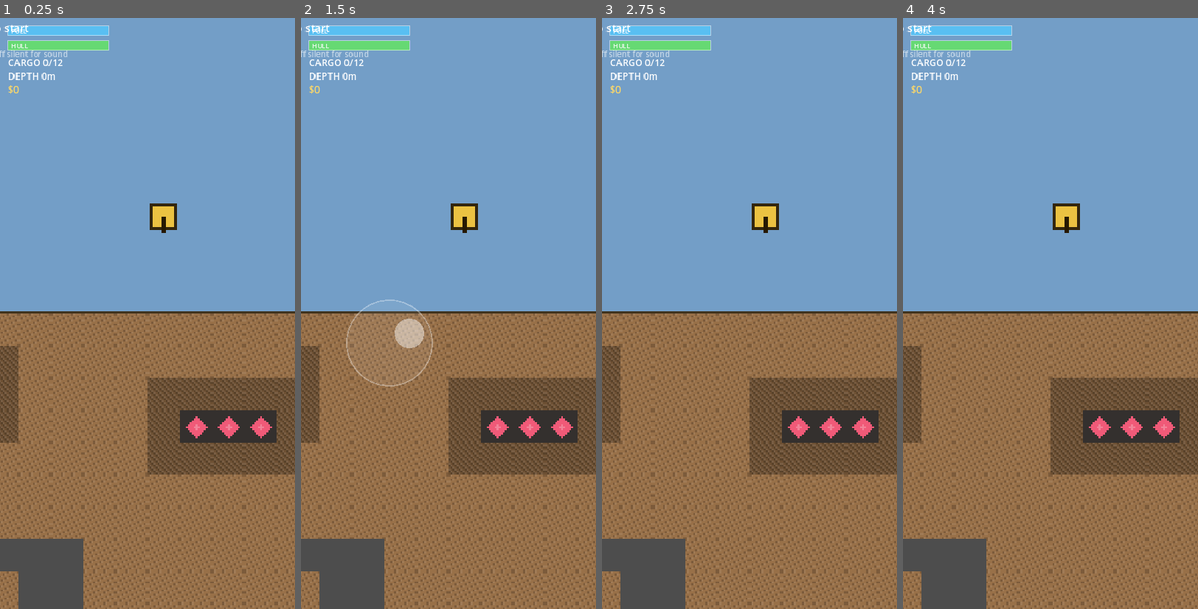
Above: before the commit, frames 1-4 (left to right).
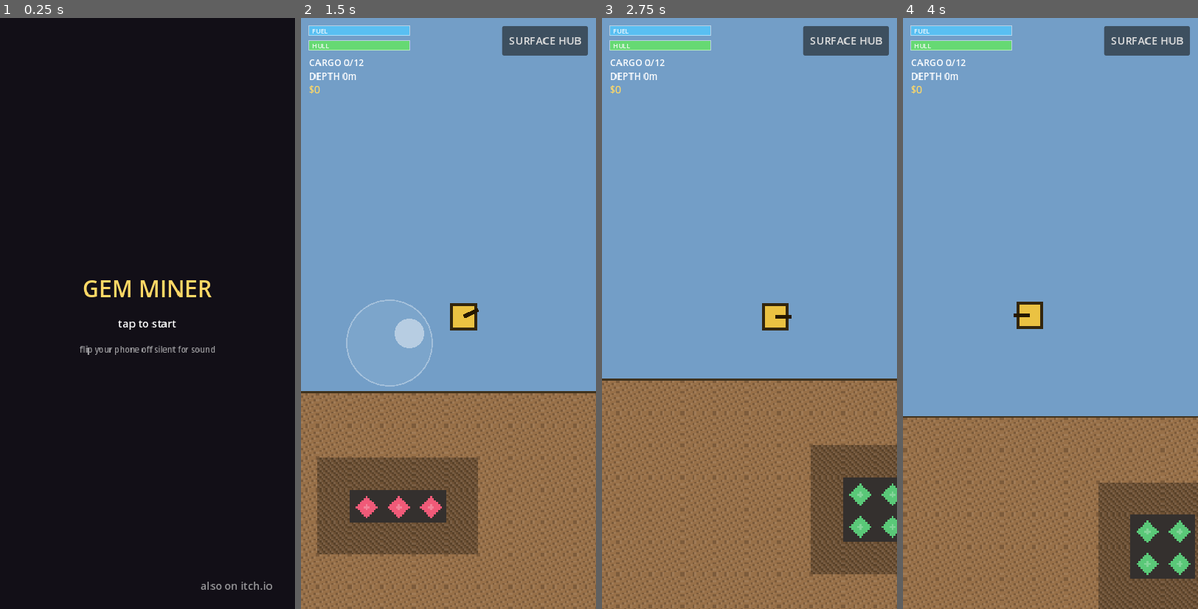
Above: after the commit, the same moments.

Repository: fiachramcv90/gem-mining-game
Game: Godot game, scene res://scenes/Main.tscn
Two runs of this game, one before a commit and one after it. Both use one fixed random seed, a clock stepped at 60 frames per second and the inputs below.
Inputs (mouse positions are in pixels of both pictures, inside the frame that each line leads up to):
- Up to frame 1 (0.25 s): no input
- Up to frame 2 (1.5 s): tap Enter at 0.5, 1.25 s; move the mouse to (513, 283) at 0.52 s; hold Right (ui_right) 0.53-1.25 s; click (513, 283) at 0.67 s; drag from (389, 343) to (448, 313) at 1.27 s
- Up to frame 3 (2.75 s): tap Enter at 2 s; move the mouse to (779, 183) at 2.02 s; hold Right (ui_right) from 2.03 s (still down); click (779, 183) at 2.17 s
- Up to frame 4 (4 s): release Right (ui_right) at 2.75 s; tap Enter at 2.75, 3.5 s; drag from (1035, 431) to (962, 224) at 2.77 s; move the mouse to (1139, 402) at 3.52 s; hold Left (ui_left) from 3.53 s (still down); click (1139, 402) at 3.67 s

The runs differ from the first frame. In frame 1, 100% of the frame differs, in the area x 0-100%, y 0-100%; in frame 2, 38%; in frame 3, 35%; in frame 4, 39%.

Commit message:
Fix boot-time title screen collapsing into the top-left corner
The tap-to-start screen (added in #32) is the one piece of UI shown at
boot. As a top-level Control added to the HUD CanvasLayer in code, it is
not auto-sized to the viewport until the first resize fires — and it is
shown inside that initial zero-size window. A zero-size root jams its
centred content into the top-left (so "tap to start" / the silent-switch
caption render half off-screen), leaves the dark background invisible,
and — the real breakage — gives the start tap a zero-area target, so the
game can't be started at all.

The other panels (hub, shop, log) dodge this because they use
HUD._center_wrap and are only shown after the player interacts, by which
point a resize has sized every top-level control.

Drive the title's rect from the viewport explicitly (and re-sync on
size_changed) instead of trusting anchors to deliver a size at boot, and
centre the content with a full-rect CenterContainer — the same robust
pattern _center_wrap already uses.

Co-Authored-By: Claude Opus 4.8 <noreply@anthropic.com>
Claude-Session: https://claude.ai/code/session_01LbFUV3nt2qAc9rEgz5GXi6

Diff:
--- a/game/scripts/ui/TitleScreen.gd
+++ b/game/scripts/ui/TitleScreen.gd
@@ -13,8 +13,17 @@
 
 
 func _ready() -> void:
-	set_anchors_preset(Control.PRESET_FULL_RECT)
 	mouse_filter = Control.MOUSE_FILTER_STOP
+
+	# A top-level Control added to a CanvasLayer at runtime is NOT auto-sized
+	# to the viewport until the first resize fires — and the title is the one
+	# screen shown AT BOOT, inside that zero-size window. A zero-size root
+	# renders its centred content jammed into the top-left corner (cut off)
+	# and, worse, gives the tap-to-start gesture a zero-area target, so the
+	# game can't be started at all. Drive our own rect from the viewport and
+	# keep it synced, rather than trusting anchors to deliver a size.
+	_fit_to_viewport()
+	get_viewport().size_changed.connect(_fit_to_viewport)
 
 	var bg := ColorRect.new()
 	bg.set_anchors_preset(Control.PRESET_FULL_RECT)
@@ -22,13 +31,18 @@
 	bg.mouse_filter = Control.MOUSE_FILTER_IGNORE
 	add_child(bg)
 
+	# Centre the content with a full-rect CenterContainer (the same robust
+	# pattern HUD._center_wrap uses for every other panel) instead of hand
+	# anchoring, so it stays centred at any viewport size.
+	var center := CenterContainer.new()
+	center.set_anchors_preset(Control.PRESET_FULL_RECT)
+	center.mouse_filter = Control.MOUSE_FILTER_IGNORE
+	add_child(center)
+
 	var vbox := VBoxContainer.new()
-	vbox.set_anchors_preset(Control.PRESET_CENTER)
-	vbox.grow_horizontal = Control.GROW_DIRECTION_BOTH
-	vbox.grow_vertical = Control.GROW_DIRECTION_BOTH
 	vbox.add_theme_constant_override("separation", 18)
 	vbox.mouse_filter = Control.MOUSE_FILTER_IGNORE
-	add_child(vbox)
+	center.add_child(vbox)
 
 	var title := Label.new()
 	title.text = "GEM MINER"
@@ -67,6 +81,14 @@
 	get_tree().paused = true
 
 
+func _fit_to_viewport() -> void:
+	# TOP_LEFT-anchored (the default) so this explicit rect is authoritative;
+	# the full-rect children then fill the real viewport size.
+	var rect := get_viewport().get_visible_rect()
+	position = Vector2.ZERO
+	size = rect.size
+
+
 func _process(_delta: float) -> void:
 	# Evaluated per frame while visible: the save (and with it
 	# nudges.audio_hint_shown) loads in Main._ready, AFTER this _ready.
